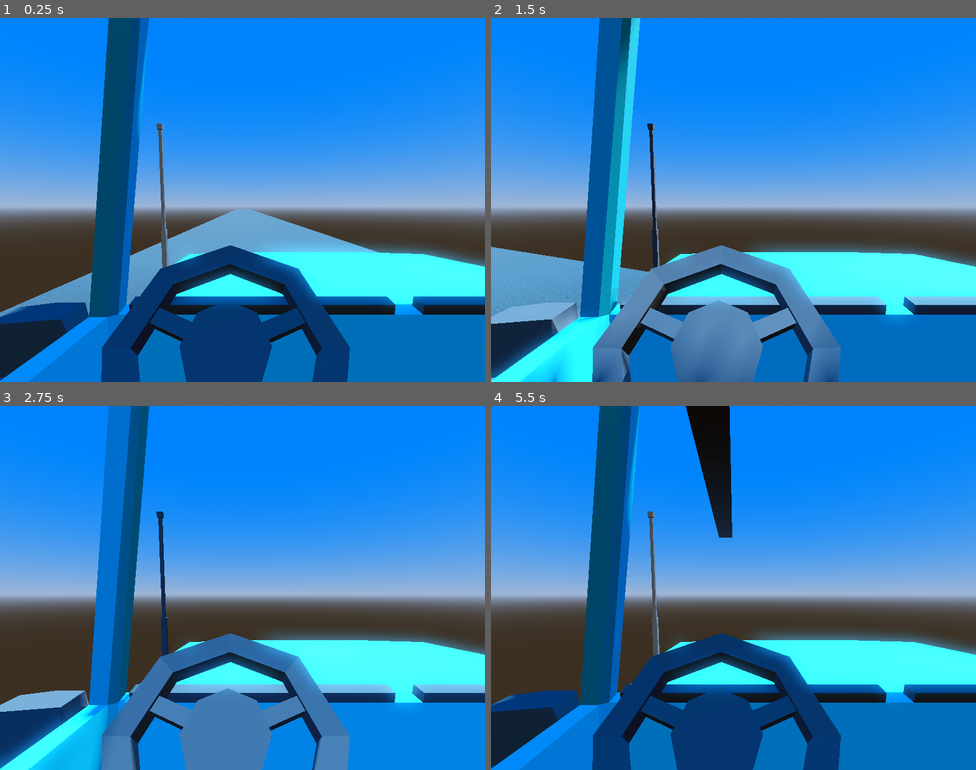
Above: before the commit, frames 1-4 (two rows, left to right).
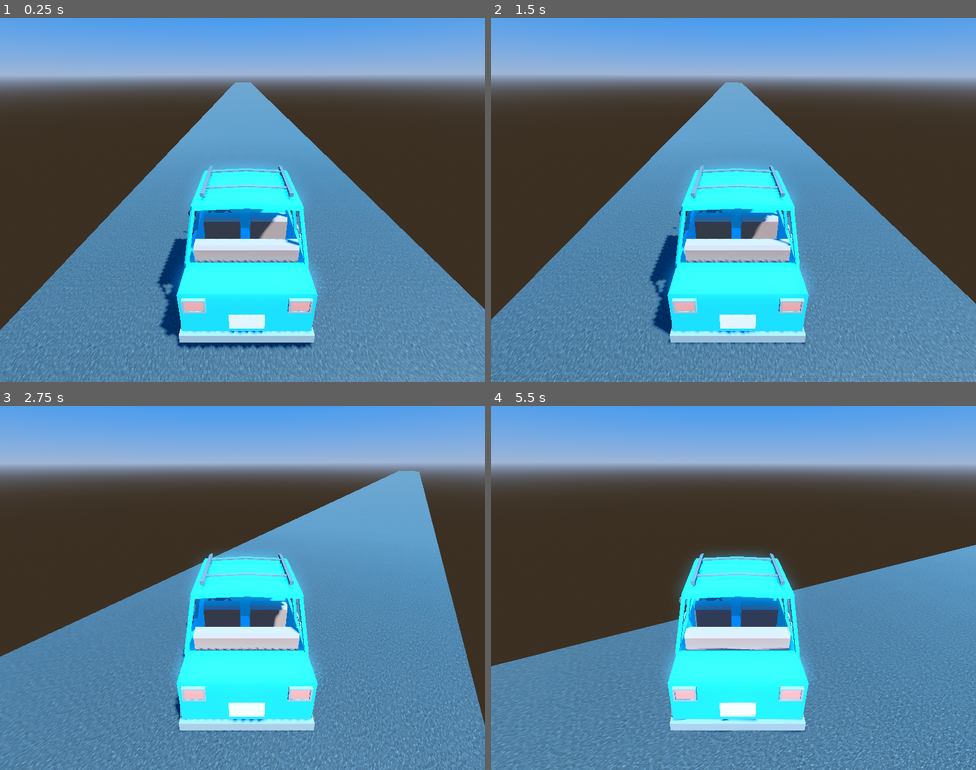
Above: after the commit, the same moments.

Repository: reo6/arcadetrucking
Game: Godot game, scene res://scenes/game.tscn
Two runs of this game, one before a commit and one after it. Both use one fixed random seed, a clock stepped at 60 frames per second and the inputs below.
Inputs:
- Up to frame 1 (0.25 s): no input
- Up to frame 2 (1.5 s): hold D (turn_right) 0.53-1.28 s; hold S (move_backward) from 1.28 s (still down)
- Up to frame 3 (2.75 s): release S (move_backward) at 2.03 s; hold D (turn_right) from 2.03 s (still down)
- Up to frame 4 (5.5 s): release D (turn_right) at 2.78 s; hold W (move_forward) 2.78-3.53 s; hold A (turn_left) 3.53-5.03 s; hold S (move_backward) from 5.03 s (still down)

The runs differ from the first frame. In frame 1, 94% of the frame differs, in the area x 0-100%, y 0-100%; in frame 2, 94%; in frame 3, 94%; in frame 4, 97%.

Commit message:
Experimental VehicleBody3D setup for vehicle simulations

Diff:
--- a/scenes/game.tscn
+++ b/scenes/game.tscn
@@ -1,8 +1,9 @@
-[gd_scene load_steps=8 format=3 uid="uid://d4ljkc7l57udr"]
+[gd_scene load_steps=9 format=3 uid="uid://d4ljkc7l57udr"]
 
 [ext_resource type="PackedScene" uid="uid://dtncvl5af4fhr" path="res://objects/road.glb" id="1_uwrxv"]
-[ext_resource type="Script" uid="uid://cs0y5pe8qnj2r" path="res://scripts/player.gd" id="2_lnu2h"]
+[ext_resource type="Script" uid="uid://63j50wn1myoi" path="res://scripts/vehicle.gd" id="2_lnu2h"]
 [ext_resource type="PackedScene" uid="uid://cewenjpq8wbig" path="res://objects/testcar.glb" id="2_yqjtg"]
+[ext_resource type="PackedScene" uid="uid://btpfvhpv0630f" path="res://scenes/wheel.tscn" id="4_lbhrr"]
 
 [sub_resource type="ProceduralSkyMaterial" id="ProceduralSkyMaterial_lnu2h"]
 sky_top_color = Color(0, 0.388235, 1, 1)
@@ -18,8 +19,8 @@
 tonemap_mode = 2
 glow_enabled = true
 
-[sub_resource type="BoxShape3D" id="BoxShape3D_yqjtg"]
-size = Vector3(3.60051, 2.21851, 1.87103)
+[sub_resource type="BoxShape3D" id="BoxShape3D_lbhrr"]
+size = Vector3(3.6333, 0.937874, 1.93555)
 
 [node name="Game" type="Node3D"]
 
@@ -56,25 +57,33 @@
 [node name="Road8" parent="RoadBlocks" instance=ExtResource("1_uwrxv")]
 transform = Transform3D(2, 0, 0, 0, 2, 0, 0, 0, 2, -109.606, 0, 0)
 
-[node name="Player" type="CharacterBody3D" parent="."]
-transform = Transform3D(1, 0, 0, 0, 1, 0, 0, 0, 1, 0, 0, 0.449395)
+[node name="PlayerVehicle" type="VehicleBody3D" parent="."]
+transform = Transform3D(1, 0, 0, 0, 1, 0, 0, 0, 1, 0, 0, 0.519431)
 script = ExtResource("2_lnu2h")
 
-[node name="TestCar" parent="Player" instance=ExtResource("2_yqjtg")]
-transform = Transform3D(1, 0, 0, 0, 1, 0, 0, 0, 1, 0, 9.53674e-07, -0.463639)
+[node name="TestCar" parent="PlayerVehicle" instance=ExtResource("2_yqjtg")]
+transform = Transform3D(1, 0, 0, 0, 1, 0, 0, 0, 1, 0, 0, -0.464)
 
-[node name="FrontLeftWheel" type="Node3D" parent="Player/TestCar"]
-transform = Transform3D(1, 0, 0, 0, 1, 0, 0, 0, 1, -0.8, 0.3, 1.2)
+[node name="RearLeftWheel" parent="PlayerVehicle" instance=ExtResource("4_lbhrr")]
+transform = Transform3D(-2.62268e-08, 0, -0.6, 0, 0.6, 0, 0.6, 0, -2.62268e-08, 0.943448, 0.301217, 0.324063)
+use_as_traction = true
 
-[node name="FrontRightWheel" type="Node3D" parent="Player/TestCar"]
-transform = Transform3D(1, 0, 0, 0, 1, 0, 0, 0, 1, 0.8, 0.3, 1.2)
+[node name="FrontLeftWheel" parent="PlayerVehicle" instance=ExtResource("4_lbhrr")]
+transform = Transform3D(-2.62268e-08, 0, -0.6, 0, 0.6, 0, 0.6, 0, -2.62268e-08, -1.49207, 0.301217, 0.324063)
+use_as_steering = true
 
-[node name="CollisionShape3D" type="CollisionShape3D" parent="Player"]
-transform = Transform3D(1, 0, 0, 0, 1, 0, 0, 0, 1, -0.279745, 1.10964, -0.462006)
-shape = SubResource("BoxShape3D_yqjtg")
+[node name="RearRightWheel" parent="PlayerVehicle" instance=ExtResource("4_lbhrr")]
+transform = Transform3D(-2.62268e-08, 0, -0.6, 0, 0.6, 0, 0.6, 0, -2.62268e-08, 0.943448, 0.301217, -1.24299)
+use_as_traction = true
 
-[node name="Head" type="Node3D" parent="Player"]
-transform = Transform3D(0.965536, 0.260269, 0, -0.260269, 0.965536, 0, 0, 0, 1, 0, 1.54334, -0.215674)
+[node name="FrontRightWheel" parent="PlayerVehicle" instance=ExtResource("4_lbhrr")]
+transform = Transform3D(-2.62268e-08, 0, -0.6, 0, 0.6, 0, 0.6, 0, -2.62268e-08, -1.49207, 0.301217, -1.24299)
+use_as_steering = true
 
-[node name="Camera3D" type="Camera3D" parent="Player/Head"]
-transform = Transform3D(-4.25071e-08, -0.233123, 0.972448, -1.01901e-08, 0.972448, 0.233123, -1, 5.4623e-14, -4.37115e-08, -0.136201, -0.0638226, 0.247312)
+[node name="Camera3D" type="Camera3D" parent="PlayerVehicle"]
+transform = Transform3D(-3.92527e-08, -0.440002, 0.897997, -1.92331e-08, 0.897997, 0.440002, -1, 8.73235e-16, -4.37114e-08, 3.93353, 3.74796, -0.402741)
+fov = 71.0
+
+[node name="CollisionShape3D" type="CollisionShape3D" parent="PlayerVehicle"]
+transform = Transform3D(1, 0, 0, 0, 1, 0, 0, 0, 1, -0.283447, 0.713863, -0.467773)
+shape = SubResource("BoxShape3D_lbhrr")
--- /dev/null
+++ b/scenes/wheel.tscn
@@ -0,0 +1,8 @@
+[gd_scene load_steps=2 format=3 uid="uid://btpfvhpv0630f"]
+
+[ext_resource type="PackedScene" uid="uid://ciad77soibtc6" path="res://objects/tire.glb" id="1_hm1pg"]
+
+[node name="Wheel" type="VehicleWheel3D"]
+
+[node name="TireMesh" parent="." instance=ExtResource("1_hm1pg")]
+transform = Transform3D(-7.21238e-08, 0, -1.65, 0, 1.65, 0, 1.65, 0, -7.21238e-08, 0, -0.0759154, 0)
--- /dev/null
+++ b/scripts/vehicle.gd
@@ -0,0 +1,8 @@
+extends VehicleBody3D
+
+@export var MAX_STEER = 0.5
+@export var ENGINE_POWER = 300
+
+func _physics_process(delta):
+	steering = move_toward(steering, Input.get_axis("turn_right", "turn_left") * MAX_STEER, delta * 10)
+	engine_force = Input.get_axis("move_backward", "move_forward") * ENGINE_POWER
Not shown, added: blender/tire.blend.import
Binary file changed: objects/testcar.glb
Binary file added: objects/tire.glb
Not shown, added: objects/tire.glb.import
Not shown, added: scripts/vehicle.gd.uid
Not shown, changed: blender/testcar.blend
Not shown, changed: blender/testcar.blend1
Not shown, added: blender/tire.blend
